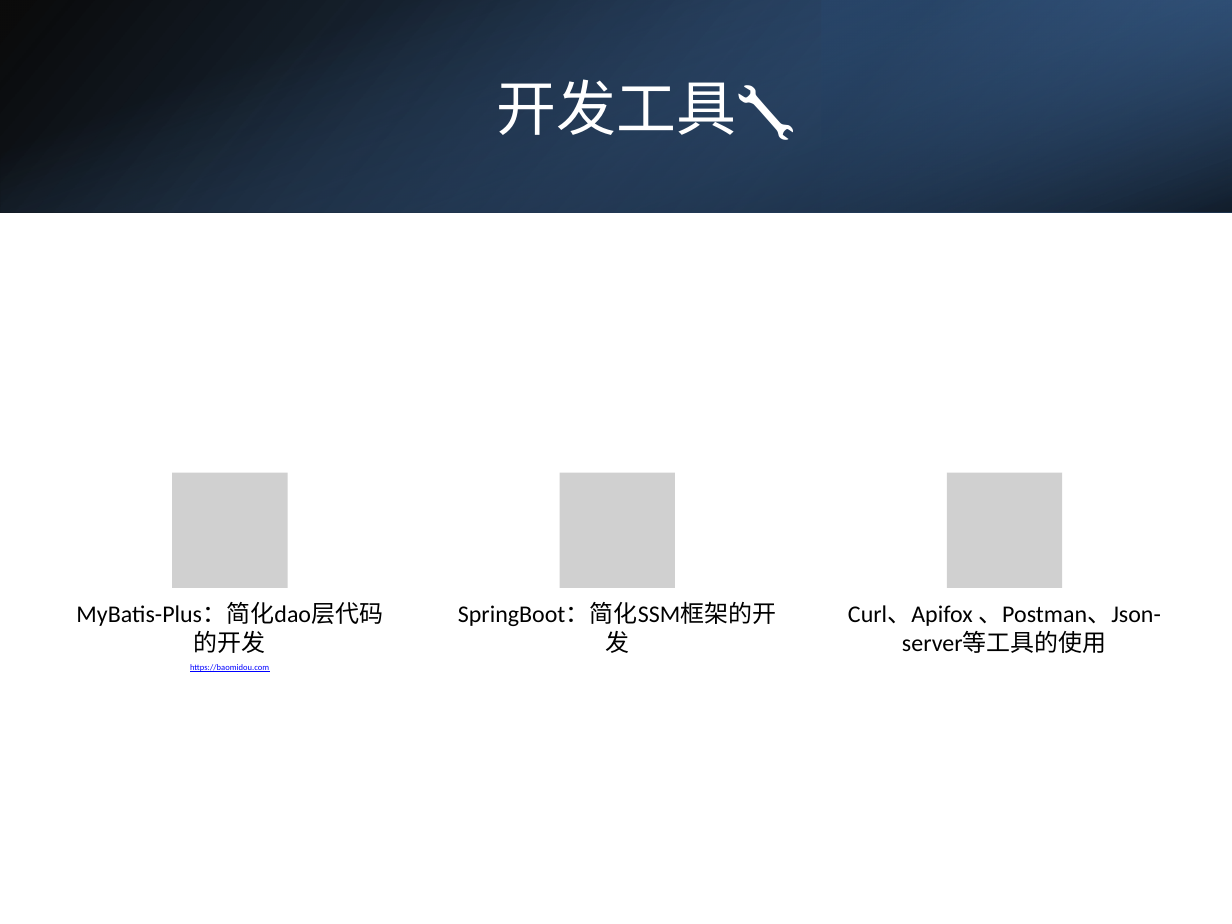
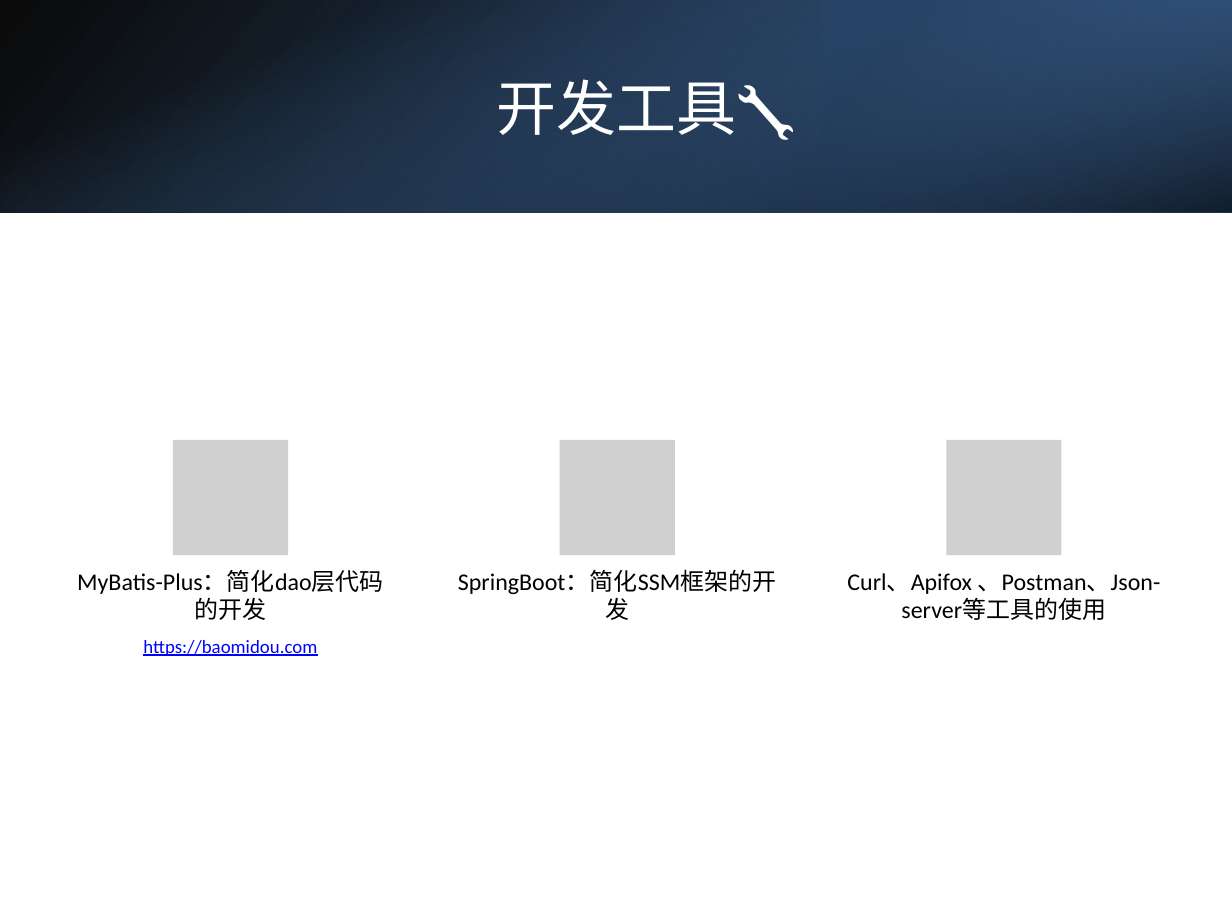
Before and after one commit to chenxofhit/ModernWebFullStack, a slide deck: slide 11 of 课件/part3.JSP:Servlet:SSM/第16章 课程总结.pptx. Drawn at 1232x924 pixels with LibreOffice and Linux fonts; fonts in the diff are those of the drawing; grey boxes stand for pictures. Boxes give left, top, right and bottom in pixels: in the first picture for what was removed or moved away, otherwise in the second. Text is boxed around its words. In the diff, an @@ line names an element or a change of style, - is before the commit and + after.

```diff
--- a/课件/part3.JSP:Servlet:SSM/第16章 课程总结.pptx
+++ b/课件/part3.JSP:Servlet:SSM/第16章 课程总结.pptx
@@ 3 pictures: place and size @@
-3 pictures at <box>172,473,1063,589</box>
+3 pictures at <box>172,440,1061,554</box>
@@ text "MyBatis-Plus：简化dao层代码的开发": place and size @@
-text "MyBatis-Plus：简化dao层代码的开发" at <box>76,602,383,626</box>
+text "MyBatis-Plus：简化dao层代码的开发" at <box>77,570,384,594</box>
@@ text "SpringBoot：简化SSM框架的开发": place and size @@
-text "SpringBoot：简化SSM框架的开发" at <box>458,602,777,626</box>
+text "SpringBoot：简化SSM框架的开发" at <box>458,569,777,594</box>
@@ text "Curl、Apifox 、Postman、Json-server等工具的使用": place and size @@
-text "Curl、Apifox 、Postman、Json-server等工具的使用" at <box>848,605,1161,653</box>
+text "Curl、Apifox 、Postman、Json-server等工具的使用" at <box>847,573,1161,620</box>
@@ text "https://baomidou.com": place and size @@
-text "https://baomidou.com" at <box>190,664,269,672</box>
+text "https://baomidou.com" at <box>143,640,317,656</box>
@@ text "https://baomidou.com" at <box>143,640,317,656</box>: size 5 to 11 pt; more space between paragraphs @@
```
Also in this commit, not shown: 2 other slides changed, 2 other files.
